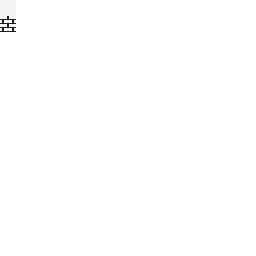
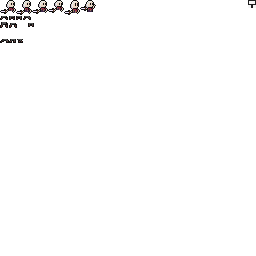
Revision of a layered 256px x 256px image; what changed, layer by layer:
removed layer "Layer 1" over box(0, 16, 16, 32)
removed layer "Layer 0" over box(0, 0, 16, 16)
added group "Armed Idle Right" with 34 layers above "#1 copy 3" over box(0, 0, 96, 28)
added group "#3" with 17 layers in group "Armed Idle Right" over box(28, 0, 96, 27)
added layer "Layer 11 copy" in group "#3" over box(85, 0, 94, 9)
added layer "Layer 29" in group "#3" over box(80, 6, 88, 11)
added layer "Layer 13 copy 4" in group "#3" over box(64, 10, 72, 15)
added layer "Layer 11 copy 3" in group "#3" over box(70, 0, 79, 10)
added layer "Layer 12 copy 3" in group "#3" over box(59, 4, 78, 13)
added layer "Layer 11 copy 2" in group "#3" over box(54, 0, 63, 9)
added layer "Layer 13 copy 3" in group "#3" over box(48, 8, 56, 13)
added layer "Layer 11" (1st of 3, in "Armed Idle Right" › "#3") in group "#3" over box(38, 0, 47, 9)
added layer "Layer 13" (1st of 3, in "Armed Idle Right" › "#3") in group "#3" over box(32, 9, 40, 14)
added group "#2" with 4 layers in group "Armed Idle Right" over box(16, 0, 32, 15)
added layer "Layer 11" (2nd of 3, in "Armed Idle Right" › "#2") in group "#2" over box(22, 0, 31, 9)
added layer "Layer 13" (2nd of 3, in "Armed Idle Right" › "#2") in group "#2" over box(16, 10, 24, 15)
added group "#1" (1st of 2, in "Armed Idle Right") with 10 layers in group "Armed Idle Right" over box(0, 0, 31, 28)
added layer "Layer 28" in group "#1" over box(7, 23, 17, 28)
added layer "Layer 27" in group "#1" over box(0, 22, 8, 28)
added layer "Layer 11" (3rd of 3, in "Armed Idle Right" › "#1") in group "#1" over box(6, 0, 15, 9)
added layer "Layer 13" (3rd of 3, in "Armed Idle Right" › "#1") in group "#1" over box(0, 9, 8, 14)
added group "#1 copy 3" with 3 layers above "#1 copy" over box(9, 39, 23, 43)
added group "#1 copy" with 1 layers above "#1" over box(0, 39, 9, 43)
added layer "Layer 17" over box(248, 0, 256, 8)
…and 19 more changes (19 added)
